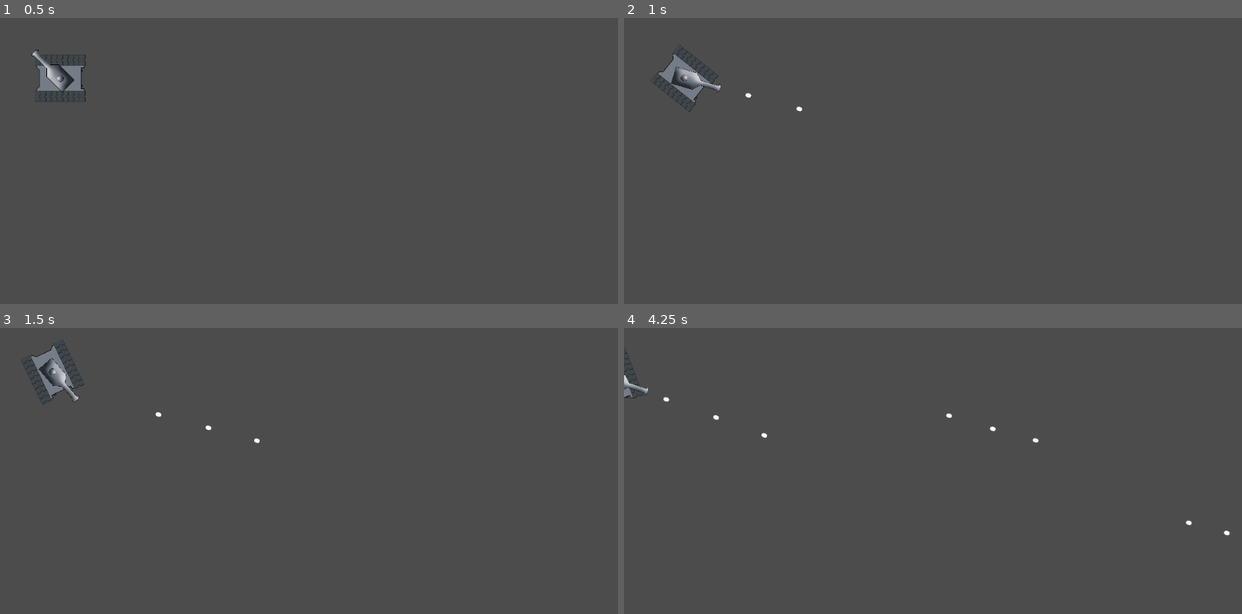
Above: before the commit, frames 1-4 (two rows, left to right).
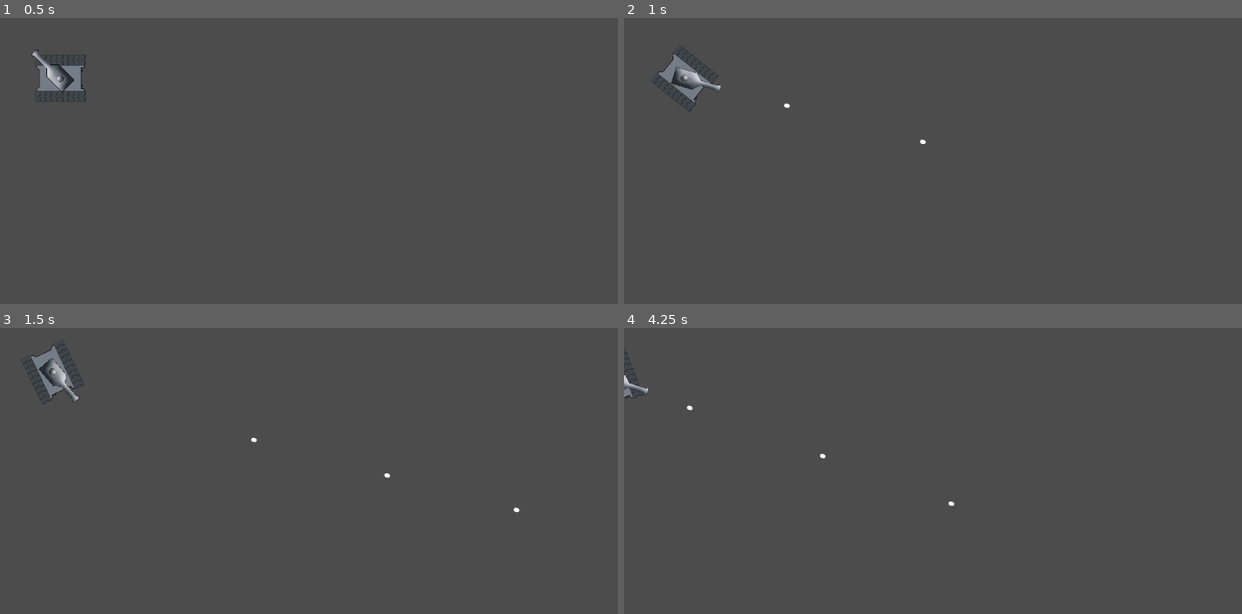
Above: after the commit, the same moments.

Repository: rlcomstock3/TopDownTank
Game: Godot game, scene res://Main.tscn
Two runs of this game, one before a commit and one after it. Both use one fixed random seed, a clock stepped at 60 frames per second and the inputs below.
Inputs (mouse positions are in pixels of both pictures, inside the frame that each line leads up to):
- Up to frame 1 (0.5 s): no input
- Up to frame 2 (1 s): tap Enter at 0.5 s; move the mouse to (1068, 181) at 0.52 s; press the mouse at (1068, 181) at 0.53 s; hold D (right) from 0.53 s (still down)
- Up to frame 3 (1.5 s): move the mouse to (185, 528) at 1.27 s; release D (right) at 1.28 s; release the mouse at (185, 528) at 1.28 s; hold S (back) from 1.28 s (still down); click (185, 528) at 1.35 s
- Up to frame 4 (4.25 s): move the mouse to (994, 428) at 2.02 s; release S (back) at 2.03 s; press the mouse at (994, 428) at 2.03 s; hold D (right) 2.03-2.78 s; move the mouse to (902, 582) at 2.77 s; release the mouse at (902, 582) at 2.78 s; hold W (forward) 2.78-3.53 s; click (902, 582) at 2.85 s; move the mouse to (1118, 562) at 3.52 s; press the mouse at (1118, 562) at 3.53 s; hold A (left) from 3.53 s (still down)

Frame 1 is identical in both runs. In frame 2, less than 0.1% of the frame differs, in the area x 19-49%, y 26-45%; in frame 3, less than 0.1%; in frame 4, 0.2%, in the area x 6-98%, y 24-73%.

Commit message:
Increased bullet speed

Diff:
--- a/godot/Player.gd
+++ b/godot/Player.gd
@@ -2,7 +2,7 @@
 
 export (int) var speed = 150
 export (float) var rotation_speed = 1.5
-export (int) var bullet_speed = 300
+export (int) var bullet_speed = 800
 
 var velocity = Vector2()
 var rotation_dir = 0
